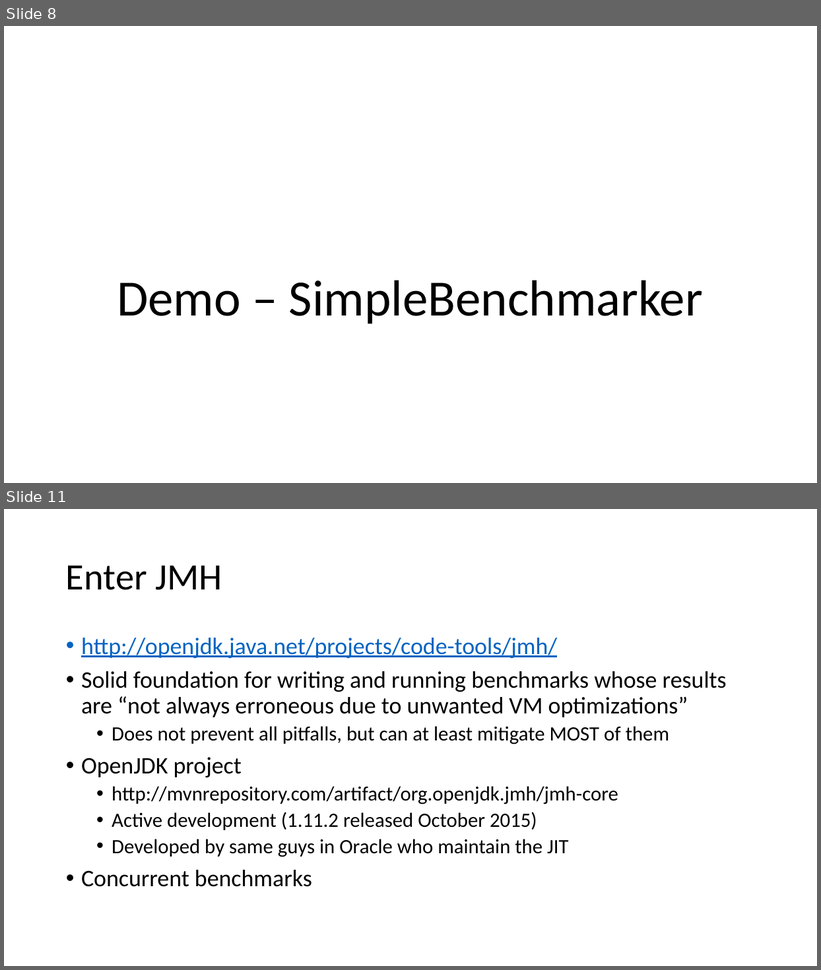
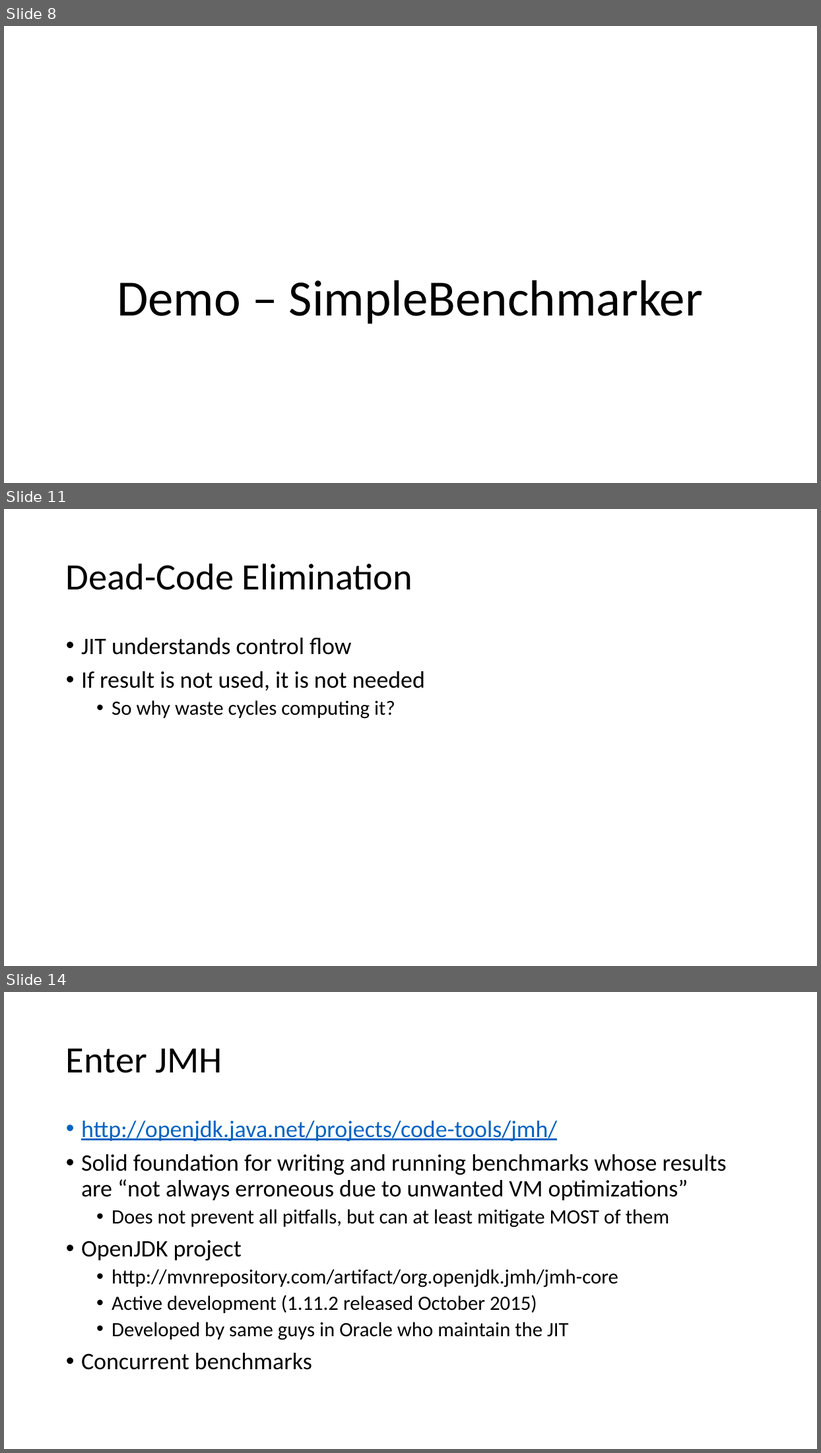
Before and after one commit to tresat/JMH-Presentation, a slide deck: doc/slides.pptx. Shown one above the other, each under a label of ours: slides 8 and 11 before the commit, slides 8, 11 and 14 after it; the slides between them are not shown. The pictures are 821x970 and 821x1453 pixels, drawn with LibreOffice and Linux fonts; fonts in the diff are those of the drawing. Boxes give left, top, right and bottom in pixels: in the first picture for what was removed or moved away, otherwise in the second. Text is boxed around its words. In the diff, an @@ line names an element or a change of style, - is before the commit and + after.

```diff
--- a/doc/slides.pptx
+++ b/doc/slides.pptx
@@ slide 11 added at (4,509,817,966), background #FFFFFF @@
@@ title added at (66,563,413,590), 44 pt, text #000000 @@
+Dead-Code Elimination
@@ text added at (81,638,425,719), 28 pt, text #000000 @@
+• JIT understands control flow
+• If result is not used, it is not needed
+  • So why waste cycles computing it?
@@ what was slide 11 is now slide 14 @@
```
Also in this commit, not shown: 3 slides changed, 2 other slides added, 21 other files.
